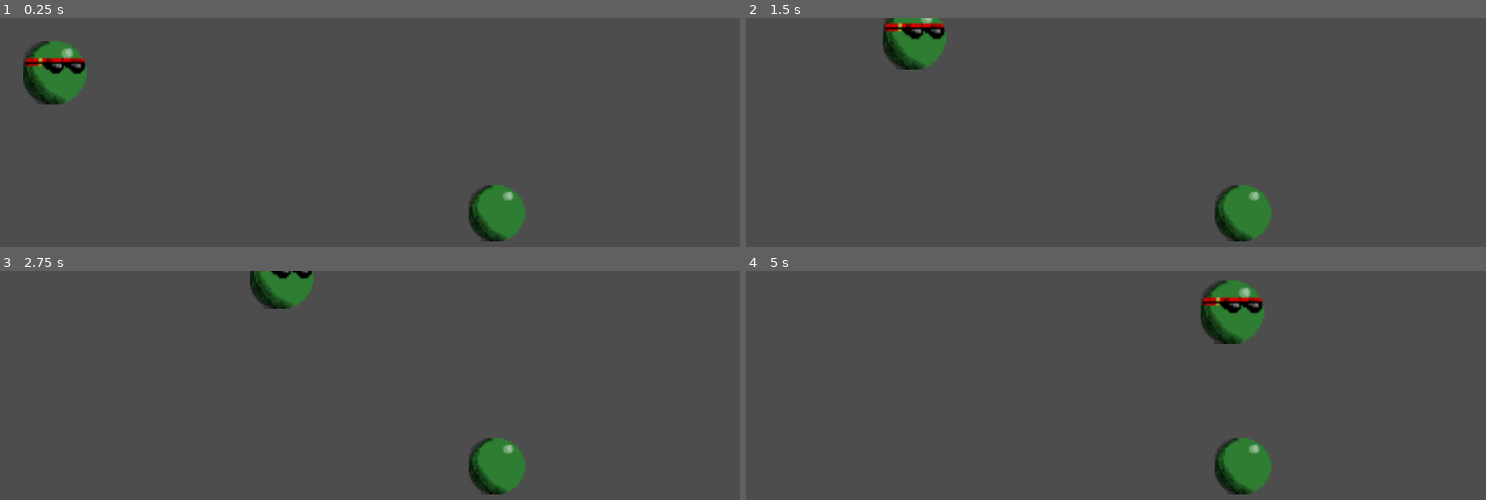
Above: before the commit, frames 1-4 (two rows, left to right).
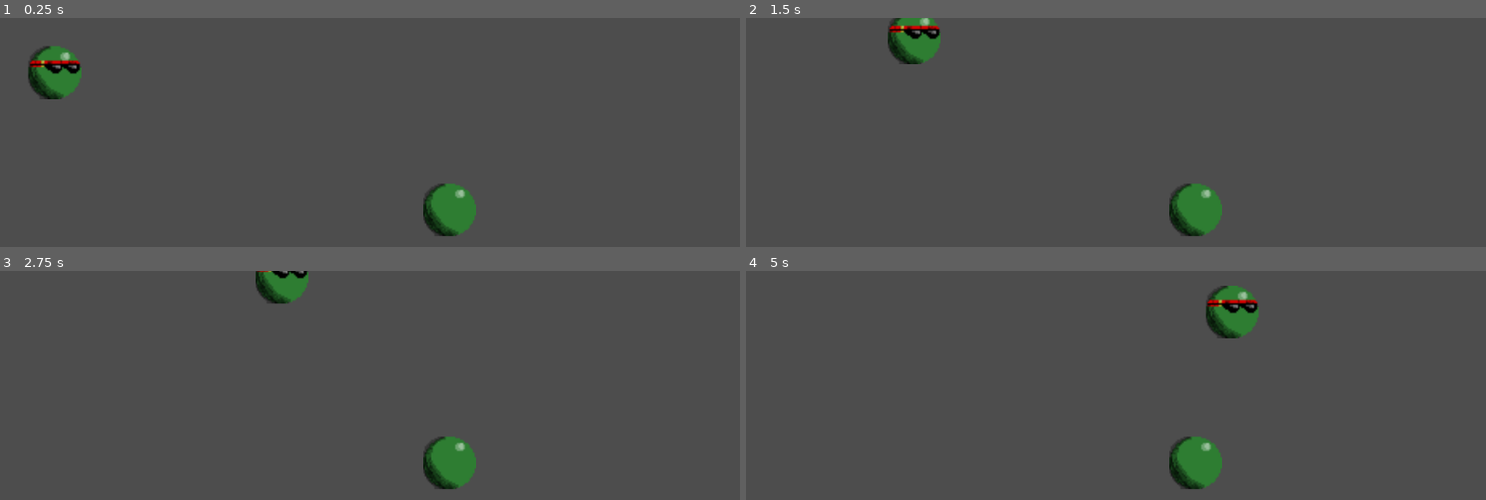
Above: after the commit, the same moments.

Repository: Stormweaker/NeutronGame
Game: Godot game, scene res://main_scene.tscn
The game is run twice, just before and just after one commit, with the same random seed, the same clock (stepped at 60 frames per second) and the same inputs.
Inputs:
- Up to frame 1 (0.25 s): no input
- Up to frame 2 (1.5 s): hold Space (change_direction) 0.53-1.28 s; tap Space (change_direction) at 1.35 s
- Up to frame 3 (2.75 s): hold Space (change_direction) from 2.03 s (still down)
- Up to frame 4 (5 s): release Space (change_direction) at 2.78 s; tap Space (change_direction) at 2.85, 4.35 s; hold Space (change_direction) 3.53-4.28 s

The runs differ from the first frame. In frame 1, 3.9% of the frame differs, in the area x 3-71%, y 10-98%; in frame 2, 3.7%; in frame 3, 3.3%; in frame 4, 3.9%, in the area x 57-71%, y 4-98%.

Commit message:
Ajout collisions

Diff:
--- a/main_scene.tscn
+++ b/main_scene.tscn
@@ -1,27 +1,37 @@
-[gd_scene load_steps=4 format=3 uid="uid://mgs06rcori5e"]
+[gd_scene load_steps=6 format=3 uid="uid://mgs06rcori5e"]
 
 [ext_resource type="Script" path="res://Scripts/PlayerMovement.gd" id="1_2chsl"]
 [ext_resource type="Texture2D" uid="uid://bcb778ml6kqfe" path="res://Assets/Images/pixil-frame-0.png" id="2_w3uaj"]
 [ext_resource type="Texture2D" uid="uid://debyb1720ies5" path="res://Assets/Images/Bouboule.png" id="3_m4vn1"]
 
+[sub_resource type="CircleShape2D" id="CircleShape2D_4ks44"]
+radius = 16.1245
+
+[sub_resource type="CircleShape2D" id="CircleShape2D_k618c"]
+radius = 16.8191
+
 [node name="MainScene" type="Node2D"]
 
 [node name="Player" type="CharacterBody2D" parent="."]
+position = Vector2(50, 50)
+scale = Vector2(2.5, 2.5)
 motion_mode = 1
 script = ExtResource("1_2chsl")
 speed = 200.0
 angle_deg = 30.0
 
 [node name="CollisionShape2D" type="CollisionShape2D" parent="Player"]
+shape = SubResource("CircleShape2D_4ks44")
 
 [node name="Sprite2D" type="Sprite2D" parent="Player"]
-position = Vector2(50, 50)
-scale = Vector2(3, 3)
 texture = ExtResource("2_w3uaj")
 
 [node name="CharacterBody2D" type="CharacterBody2D" parent="."]
+position = Vector2(700, 300)
+scale = Vector2(2.5, 2.5)
+
+[node name="CollisionShape2D" type="CollisionShape2D" parent="CharacterBody2D"]
+shape = SubResource("CircleShape2D_k618c")
 
 [node name="Sprite2D" type="Sprite2D" parent="CharacterBody2D"]
-position = Vector2(774, 305)
-scale = Vector2(2.65152, 2.65152)
 texture = ExtResource("3_m4vn1")
